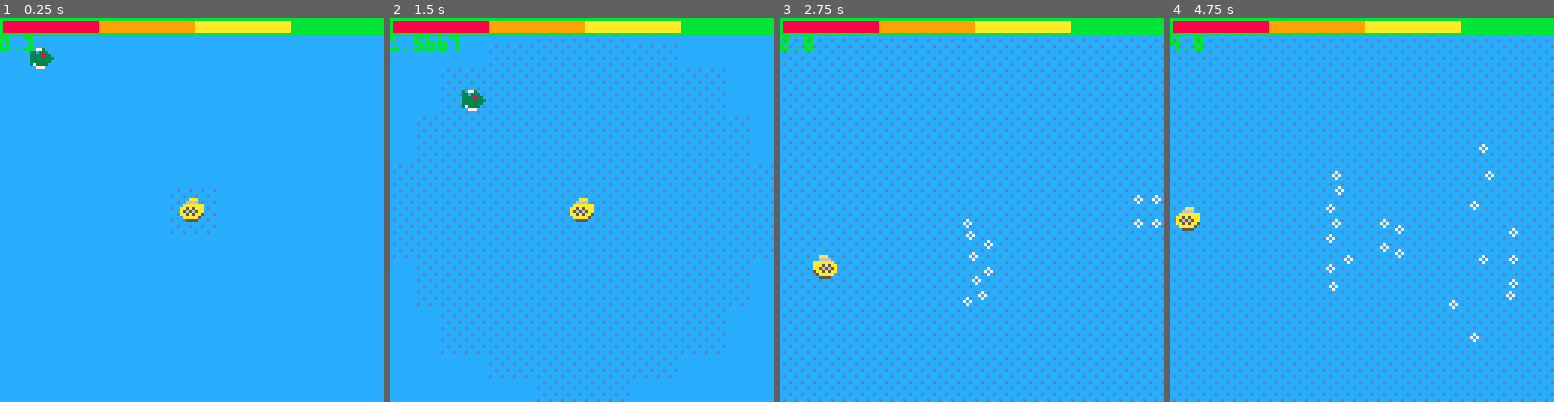
Above: before the commit, frames 1-4 (left to right).
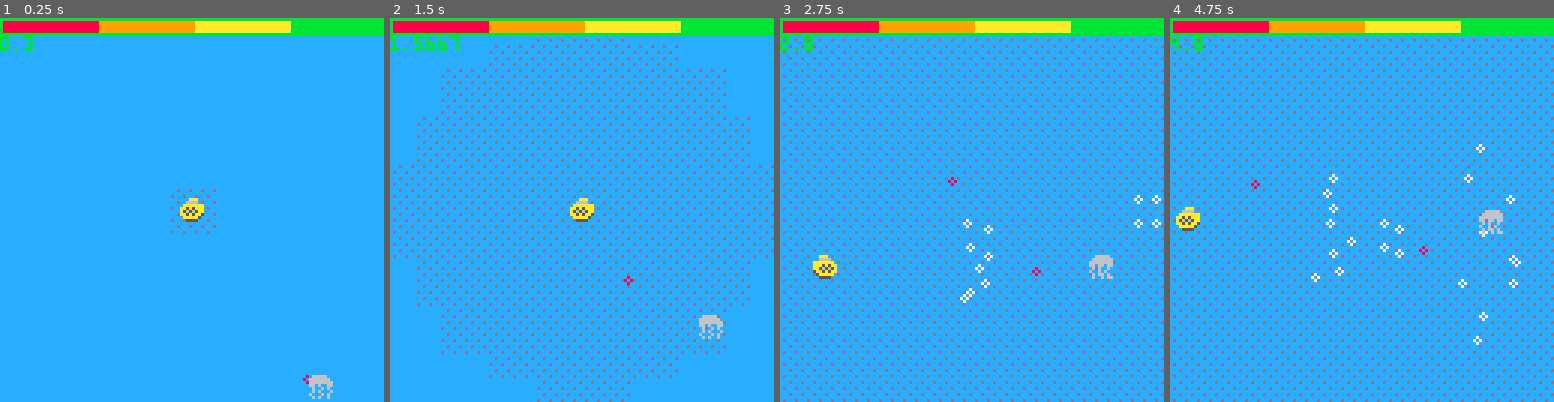
Above: after the commit, the same moments.

Repository: GraulierBrice/LudumDare48
Game: PICO-8 cartridge ludum-dare-48.p8
Same seed, same stepped clock (60 frames per second), same inputs: the game is played once before the commit and once after it.
Inputs:
- Up to frame 1 (0.25 s): no input
- Up to frame 2 (1.5 s): tap X (X key) at 0.33, 1.07 s
- Up to frame 3 (2.75 s): hold Right 1.6-2.1 s; tap X (X key) at 1.85 s; hold Up 2.15-2.42 s; hold Right from 2.47 s (still down)
- Up to frame 4 (4.75 s): tap X (X key) at 2.97, 4.08 s; release Right at 3.03 s; hold Left 3.08-3.58 s; hold Down 3.63-3.97 s; hold Right 4.02-4.68 s; hold Up from 4.73 s (still down)

The runs differ from the first frame. In frame 1, 0.5% of the frame differs, in the area x 7-87%, y 7-100%; in frame 2, 0.5%; in frame 3, 0.6%; in frame 4, 1.0%, in the area x 21-92%, y 32-86%.

Commit message:
Jellyfish

Diff:
--- a/ludum-dare-48.p8
+++ b/ludum-dare-48.p8
@@ -6,7 +6,7 @@
 	physics_start(1/30)
     --rigidbody(60, 96, 8, 0, 0.5, 0.5, nil, 10)
 	init_bullets(256)
-	add(enemies, spawn_fish(10,10))
+	add(enemies, spawn_bat(10,10))
 	spawn_player()
 end
 
@@ -22,7 +22,7 @@
 	local y=time()
 	draw_environment(y)
 	for i=1,#colliders do
-		col_draw(colliders[i])
+		--col_draw(colliders[i])
 	end
 	draw_bullets()
 	print(player.hp,0,0,7)
@@ -219,7 +219,7 @@
 
 function spawn_bat()
 	local bat= rigidbody(rnd()*128, 128, 3, 0.5, 4, 0.4, nil, 10)
-	bat.sprites = {0,0,0,1,1,1}
+	bat.sprites = {0,0,0,0,0,1,1,1,1,1}
 	bat.flag = 1
 	bat.frame = 0
 	bat.reshoot = time()
@@ -240,7 +240,7 @@
 	end
 		end
 	end
-	bat.frame = (bat.frame + 1) % 6
+	bat.frame = (bat.frame + 1) % 10
 end
 
 function draw_bat(bat)
@@ -483,14 +483,14 @@
 end
 
 __gfx__
-00000000110000110009999000000000009999880099998800000000000aaa0000aaa00000700000000070000000000000000000000000000000000000000000
-01000010111001110009900000009990900998889099988830003000006666000aa5aa0000007000000000070000000000000000000000000000000000000000
-11100111dd1001dd00999990000999999999899909098999330333000aaaaaaa5a565a6000000000007000000000000000000000000000000000000000000000
-1d1111d10d1001d00090000000909990000990090009900933338330aa5a5aaa5aa5aa6a07000070000007000000000000000000000000000000000000000000
-d011210d001111009090000000900000099999090099990933333333a56565aa5a565a6a00700000700000000000000000000000000000000000000000000000
-00111100001121009090000000900000990990990909909933333330aa5a5aa55aa5aa6a00007007000700000000000000000000000000000000000000000000
-000110000011110090090099900900999000999990009999303333000aaaaa5005aaaa0007000000000000000000000000000000000000000000000000000000
-0000000000011000090099989990999890000000099000000000000000555500005aaa0000000000070000000000000000000000000000000000000000000000
+00666660066666000009999000000000009999880099998800000000000aaa0000aaa00000700000000070000000000000000000000000000000000000000000
+06666666666666600009900000009990900998889099988830003000006666000aa5aa0000007000000000070000000000000000000000000000000000000000
+666666666666666600999990000999999999899909098999330333000aaaaaaa5a565a6000000000007000000000000000000000000000000000000000000000
+66066066660600660090000000909990000990090009900933338330aa5a5aaa5aa5aa6a07000070000007000000000000000000000000000000000000000000
+06060060060060609090000000900000099999090099990933333333a56565aa5a565a6a00700000700000000000000000000000000000000000000000000000
+60060600060600069090000000900000990990990909909933333330aa5a5aa55aa5aa6a00007007000700000000000000000000000000000000000000000000
+060660606000606090090099900900999000999990009999303333000aaaaa5005aaaa0007000000000000000000000000000000000000000000000000000000
+0600606606060060090099989990999890000000099000000000000000555500005aaa0000000000070000000000000000000000000000000000000000000000
 ccccccccccccccccdcccdcccdcdcdcdcdddcdddcdddcdddcdddddddddddddddd1ddd1ddd1d1d1d1d111d111d111d111d11111111111111110111011101010101
 cccccccccccdcccdcdcdcdcdcdcdcdcdcdcdcdcdddddddddddddddddddd1ddd1d1d1d1d1d1d1d1d1d1d1d1d11111111111111111111011101010101010101010
 ccccccccccccccccccdcccdcdcdcdcdcdcdddcdddcdddcdddddddddddddddddddd1ddd1d1d1d1d1d1d111d111d111d1111111111111111111101110101010101
